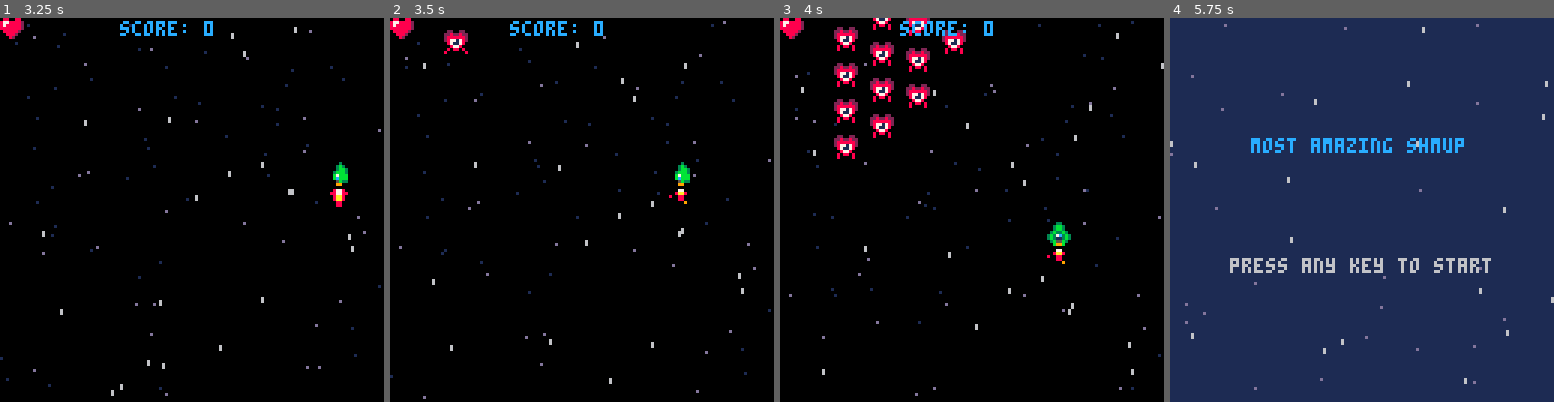
Above: before the commit, frames 1-4 (left to right).
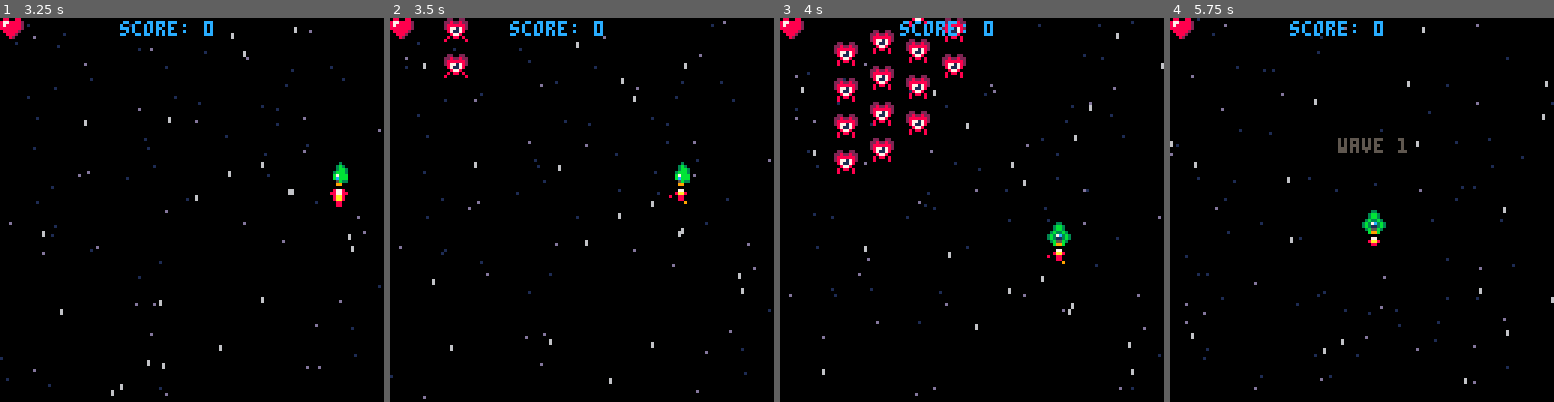
Above: after the commit, the same moments.

Repository: joaquimgamero/pico8-shmup
Game: PICO-8 cartridge shmup.p8
Same seed, same stepped clock (60 frames per second), same inputs: the game is played once before the commit and once after it.
Inputs:
- Up to frame 1 (3.25 s): tap X (X key) at 0.33, 1.07, 1.85, 2.97 s; tap O (Z key) at 0.7, 1.7, 2.1, 2.5, 2.9 s; hold Right 1.6-2.1 s; hold Up 2.15-2.42 s; hold Right 2.47-3.03 s; hold Left from 3.08 s (still down)
- Up to frame 2 (3.5 s): keep holding Left; tap O (Z key) at 3.3 s
- Up to frame 3 (4 s): release Left at 3.58 s; hold Down 3.63-3.97 s; tap O (Z key) at 3.7 s
- Up to frame 4 (5.75 s): hold Right 4.02-4.68 s; tap X (X key) at 4.08, 5.2 s; tap O (Z key) every 0.4 s from 4.1 to 5.7 s; hold Up 4.73-5.03 s; hold Left 5.08-5.68 s; hold Down from 5.73 s (still down)

Frame 1 is identical in both runs. In frame 2, 0.7% of the frame differs, in the area x 14-21%, y 0-16%; in frame 3, 5.2%; in frame 4, 99%, in the area x 0-100%, y 0-100%.

Commit message:
feat: better wave flying in animation

Diff:
--- a/shmup.p8
+++ b/shmup.p8
@@ -154,7 +154,6 @@
   -- enemy leaving screen
   if en.y>128 then
    del(enemies,en)
-   spawn_enemy()
   end
  end
 
@@ -776,6 +775,7 @@
 end
 
 function spawn_wave()
+	sfx(28)
  if wave==1 then
   place_enemies({
    {0,1,1,1,1,1,1,1,1,0},
@@ -849,11 +849,12 @@
  end
 
 	if en.mission=='flyin' then
-		-- flying in
-		-- w linear easing function
-		en.y+=(en.target_y-en.y)/10
-
-		if en.y>=en.target_y then
+		-- flying in, animate with
+		-- linear easing function
+		en.y+=(en.target_y-en.y)/7
+
+		if abs(en.y-en.target_y)<0.7 then
+			en.y=en.target_y
 			en.mission='protect'
 		end
 
Not shown, changed: the sound effects (__sfx__) section of shmup.p8
